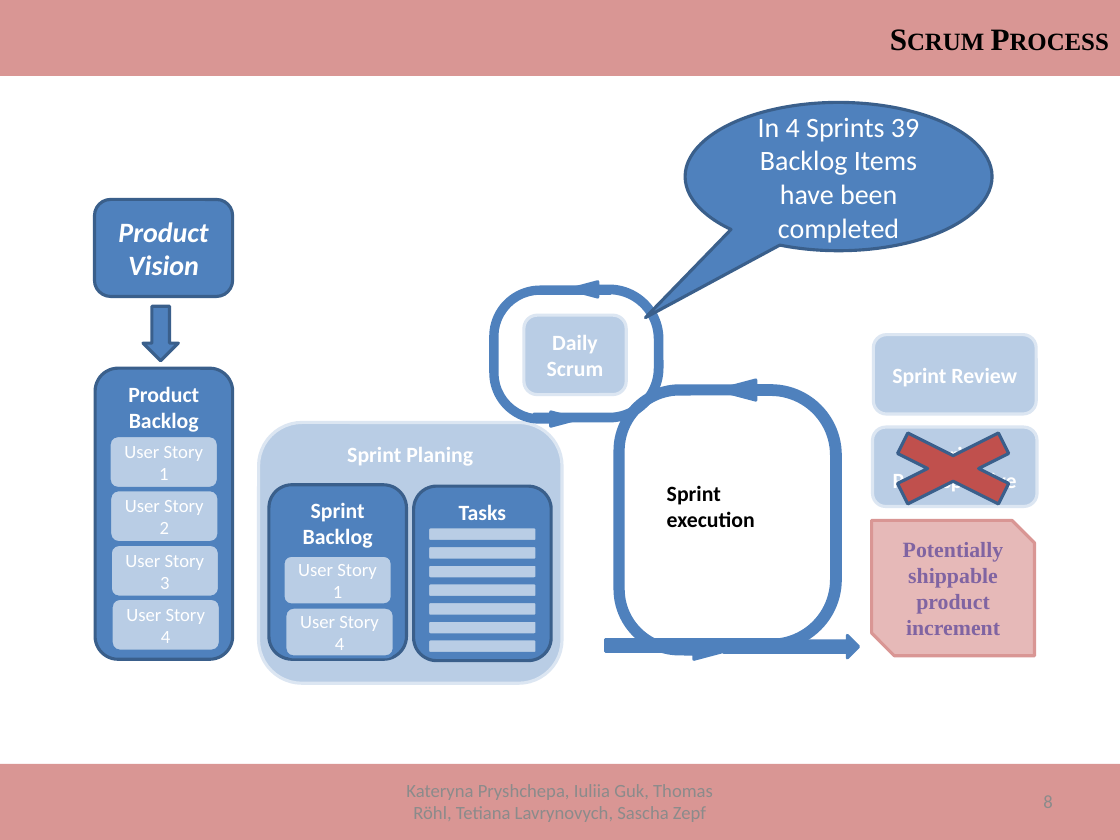
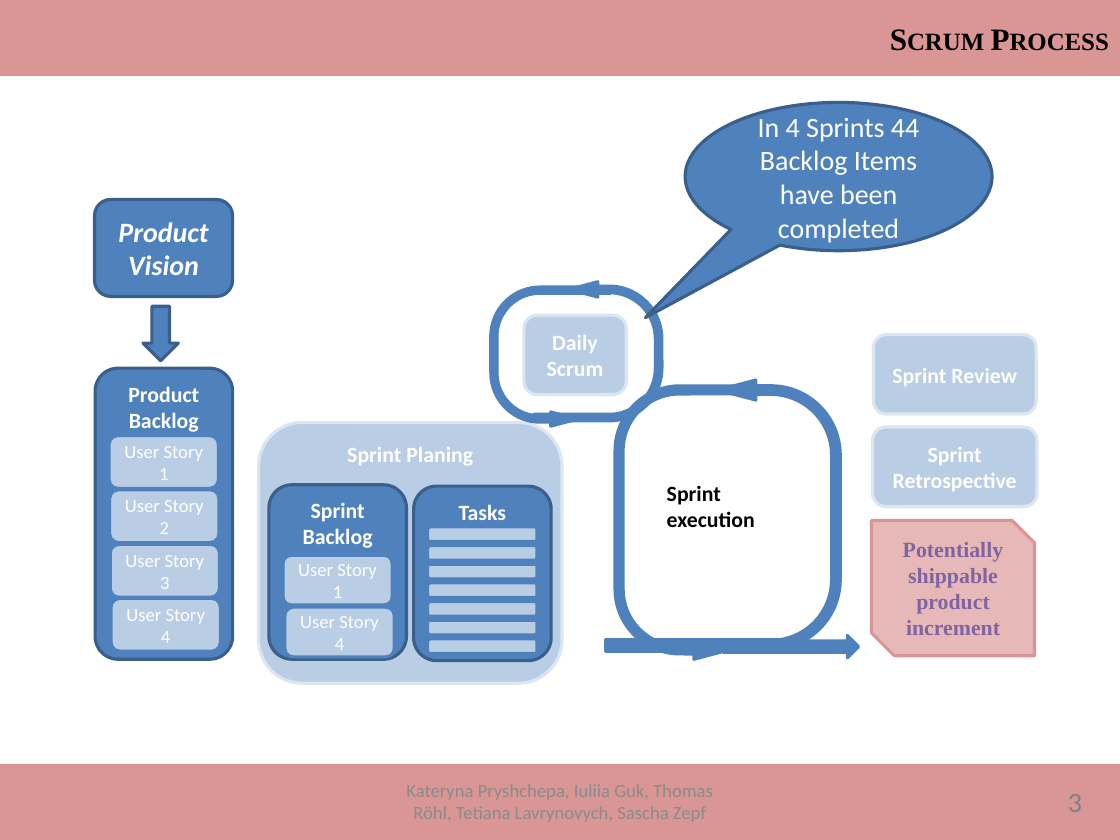
Before and after one commit to ThomasRoehl/ShopAdmin, a slide deck: slide 7 of Dokumentation/ShopAdmin_Final.pptx (slide 8 before the commit). Drawn at 1120x840 pixels with LibreOffice and Linux fonts; fonts in the diff are those of the drawing. Boxes give left, top, right and bottom in pixels: in the first picture for what was removed or moved away, otherwise in the second. Text is boxed around its words. In the diff, an @@ line names an element or a change of style, - is before the commit and + after.

```diff
--- a/Dokumentation/ShopAdmin_Final.pptx
+++ b/Dokumentation/ShopAdmin_Final.pptx
@@ text in speech bubble at [758,114,919,245]: text changed @@
-In 4 Sprints 39 Backlog Items have been completed
+In 4 Sprints 44 Backlog Items have been completed
@@ cross removed at [856,420,1049,517] @@
@@ text added at [1068,794,1082,812], 18 pt, text #808080 @@
+3
```
Also in this commit, not shown: 32 other slides changed, 4 slides added, 1 other file.
